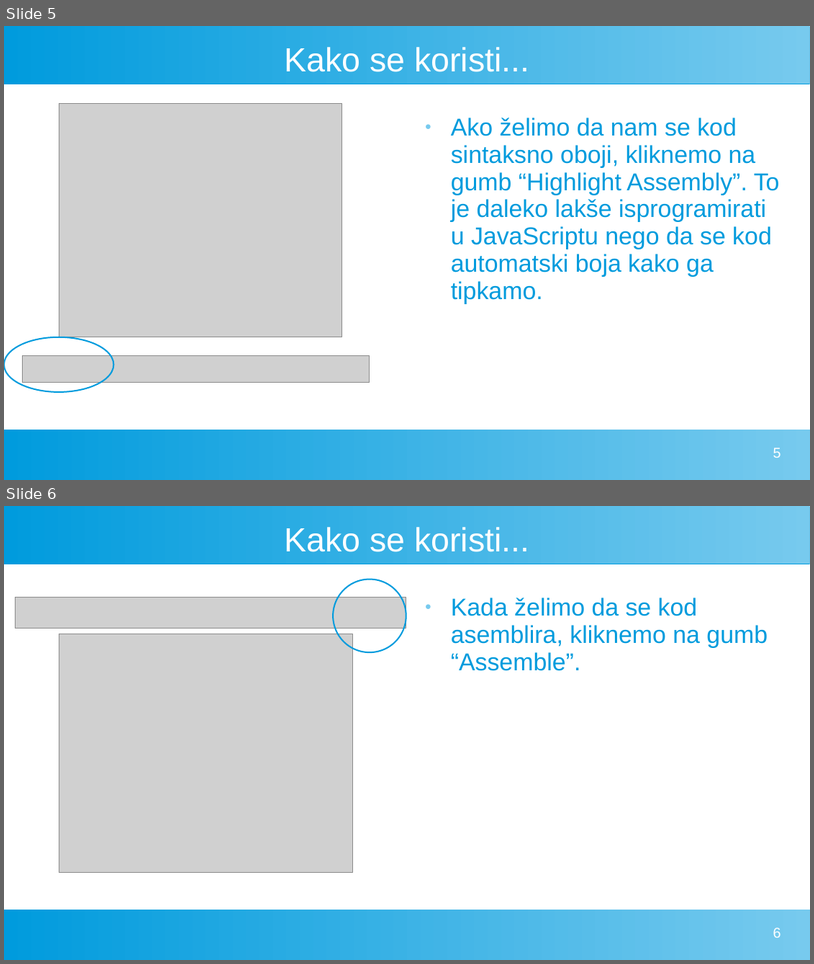
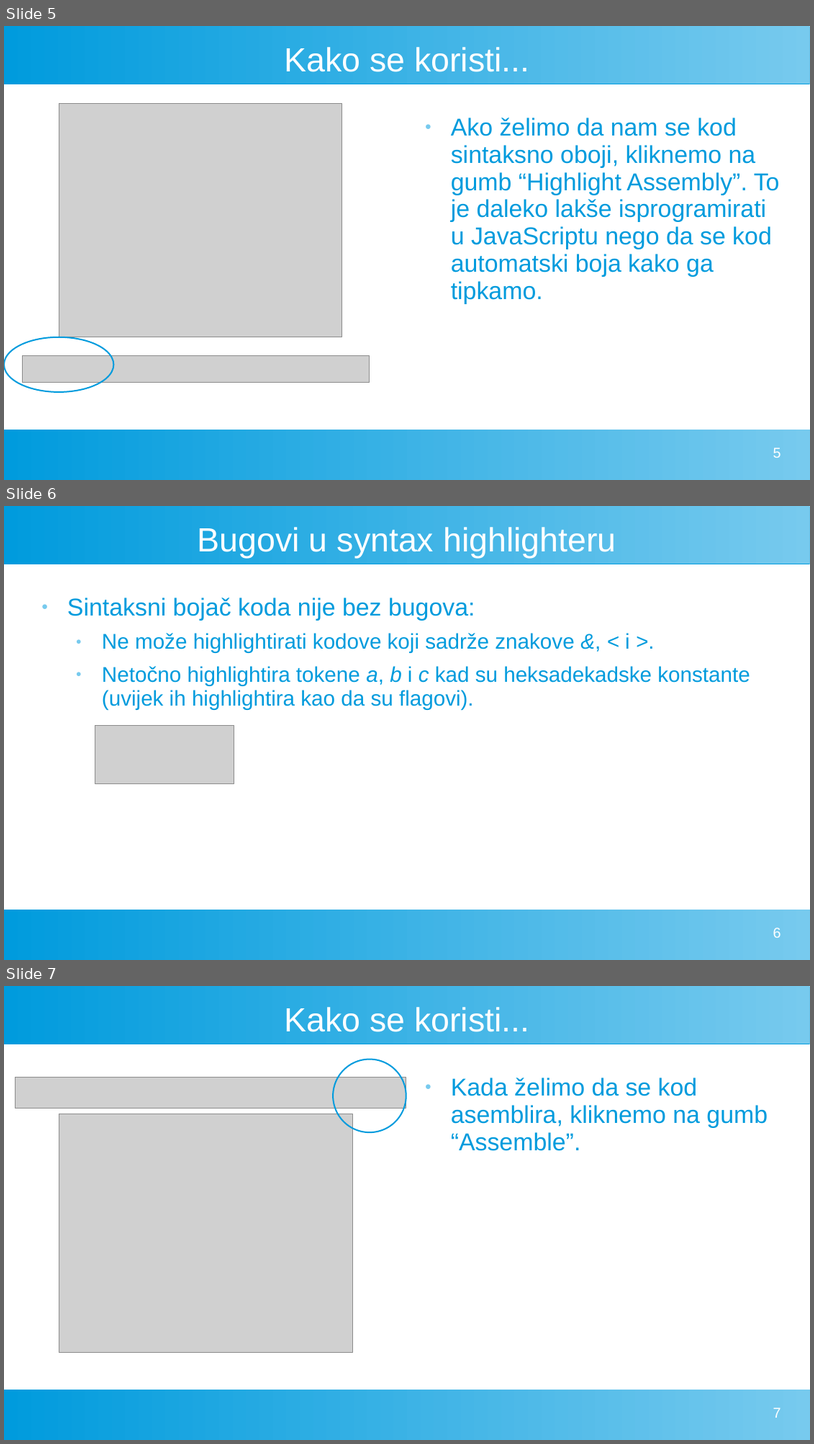
Before and after one commit to FlatAssembler/FlatAssembler.github.io, a slide deck: PicoBlaze/PicoBlaze.ppt. Shown one above the other, each under a label of ours: slides 5 and 6 before the commit, slides 5, 6 and 7 after it. The pictures are 814x964 and 814x1444 pixels, drawn with LibreOffice and Linux fonts; fonts in the diff are those of the drawing; grey boxes stand for pictures. Boxes give left, top, right and bottom in pixels: in the first picture for what was removed or moved away, otherwise in the second. Text is boxed around its words. In the diff, an @@ line names an element or a change of style, - is before the commit and + after.

```diff
--- a/PicoBlaze/PicoBlaze.ppt
+++ b/PicoBlaze/PicoBlaze.ppt
@@ slide 6 added at (x1=4, y1=506, x2=810, y2=960), background #FFFFFF; not listed: 2 template elements that a slide beside it also shows @@
@@ title added at (x1=198, y1=527, x2=617, y2=559), 33 pt, text #FFFFFF @@
+Bugovi u syntax highlighteru
@@ text added at (x1=67, y1=597, x2=750, y2=709), 21 pt, text #009BDD @@
+● Sintaksni bojač koda nije bez bugova:
+  ● Ne može highlightirati kodove koji sadrže znakove &, < i >.
+  ● Netočno highlightira tokene a, b i c kad su heksadekadske konstante (uvijek ih highlightira kao da su flagovi).
@@ picture added at (x1=95, y1=726, x2=234, y2=783) @@
@@ page number added at (x1=774, y1=927, x2=782, y2=937), 14 pt, text #FFFFFF @@
+6
@@ what was slide 6 is now slide 7 @@
@@ page number at (x1=774, y1=1407, x2=782, y2=1417): text changed @@
-6
+7
```
Also in this commit, not shown: 5 slides changed, 1 other slide added.
